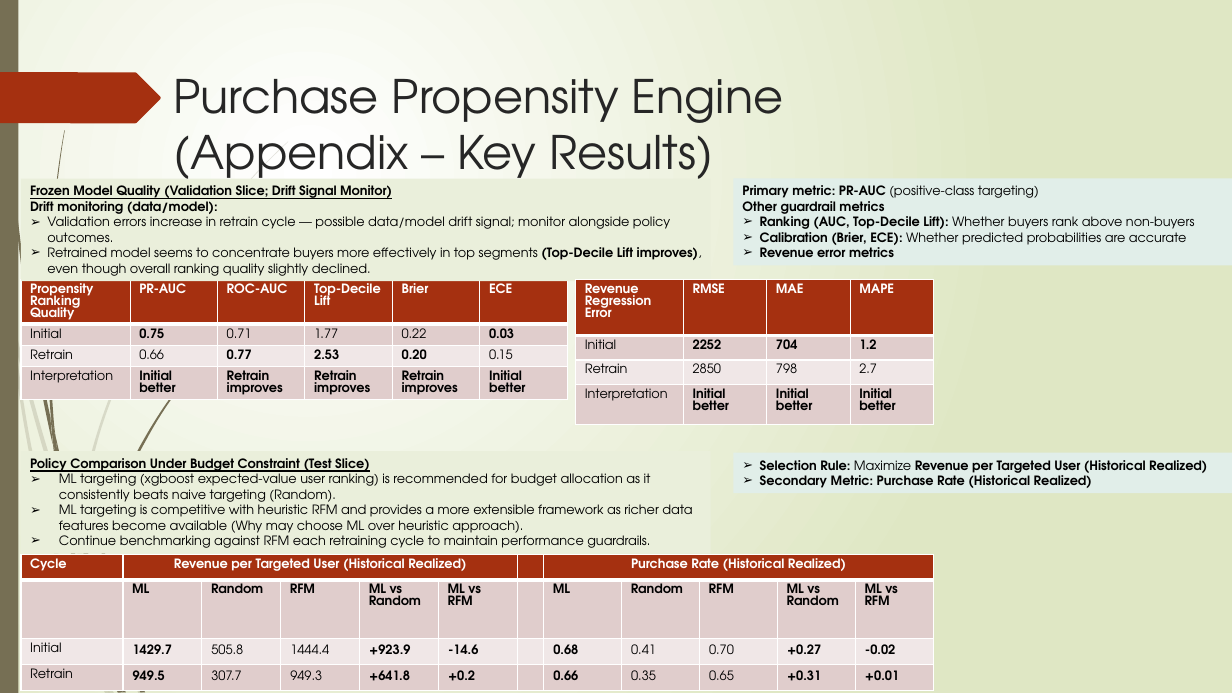
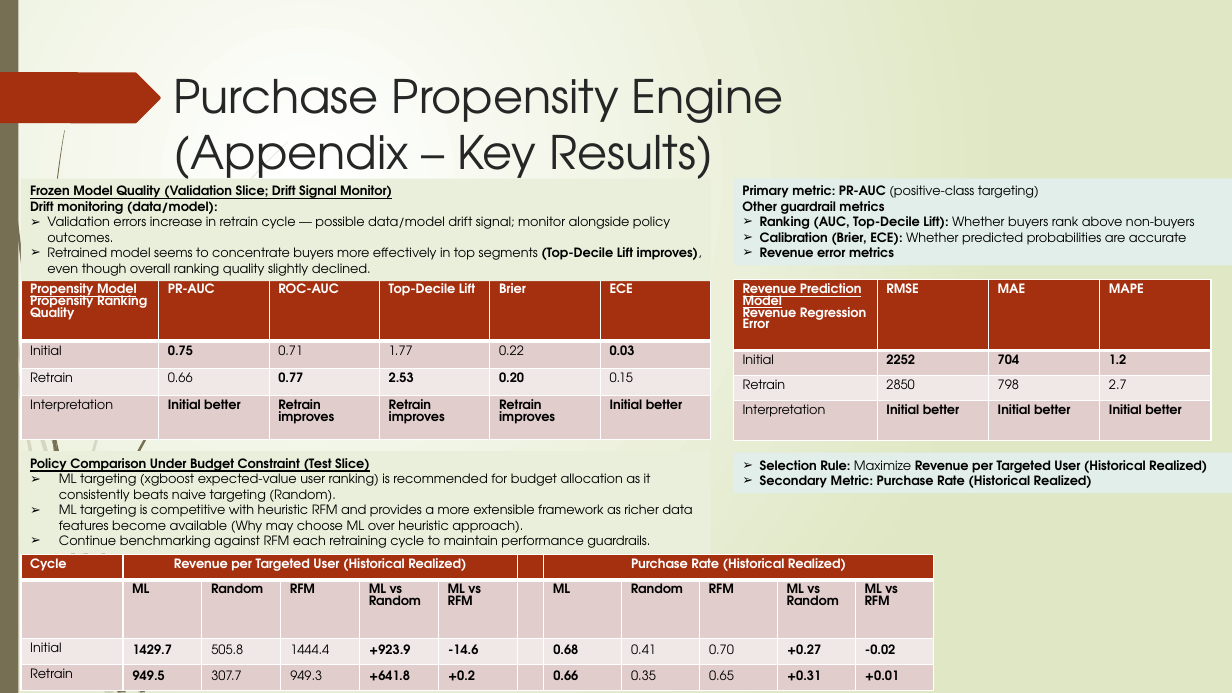
Before and after one commit to Phrey001/mle-marketplace-growth, a slide deck: slide 10 of docs/architecture.pptx. Drawn at 1232x693 pixels with LibreOffice and Linux fonts; fonts in the diff are those of the drawing. Boxes give left, top, right and bottom in pixels: in the first picture for what was removed or moved away, otherwise in the second. Text is boxed around its words. In the diff, an @@ line names an element or a change of style, - is before the commit and + after.

Commit message:
refactor propensity ML

```diff
--- a/docs/architecture.pptx
+++ b/docs/architecture.pptx
@@ table at [21,280,714,440] @@
-row 1, column 1: Propensity Ranking Quality
+row 1, column 1: Propensity Model Propensity Ranking Quality
@@ table: place and size @@
-table at [21,280,569,425]
+table at [21,280,714,440]
@@ table at [734,280,1211,440] @@
-row 1, column 1: Revenue Regression Error
+row 1, column 1: Revenue Prediction Model / Revenue Regression Error
@@ table: place and size @@
-table at [576,280,933,425]
+table at [734,280,1211,440]
```
Also in this commit, not shown: 3 other slides changed, 16 other files.
